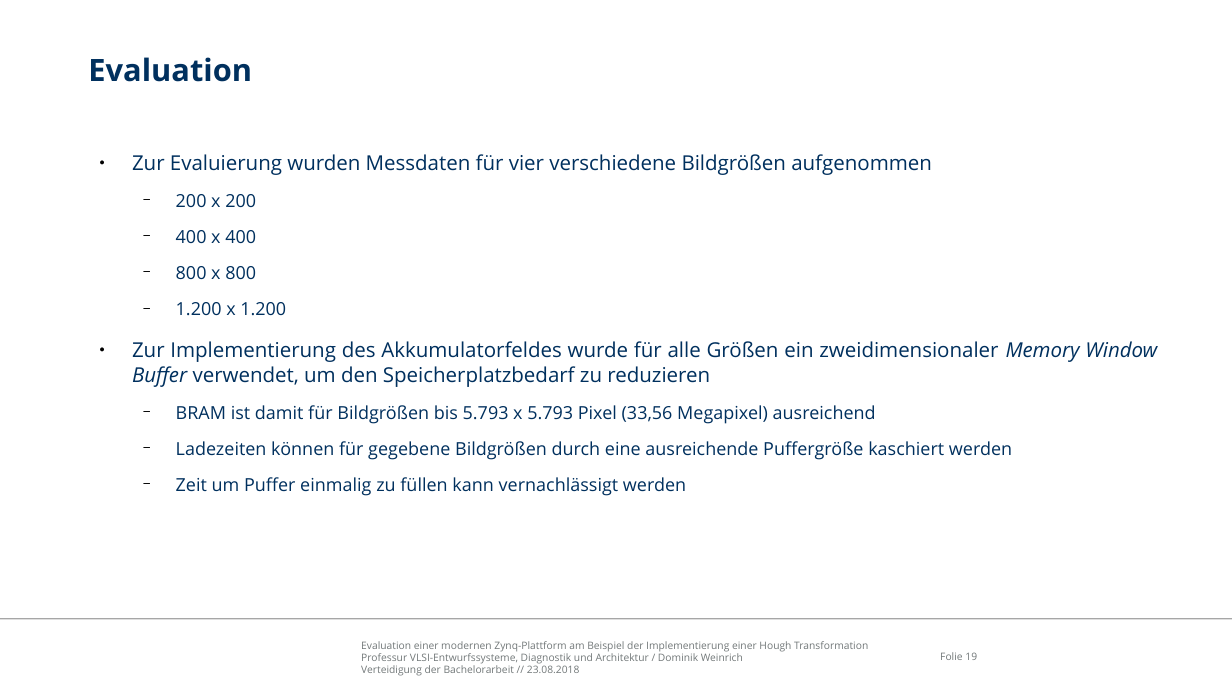
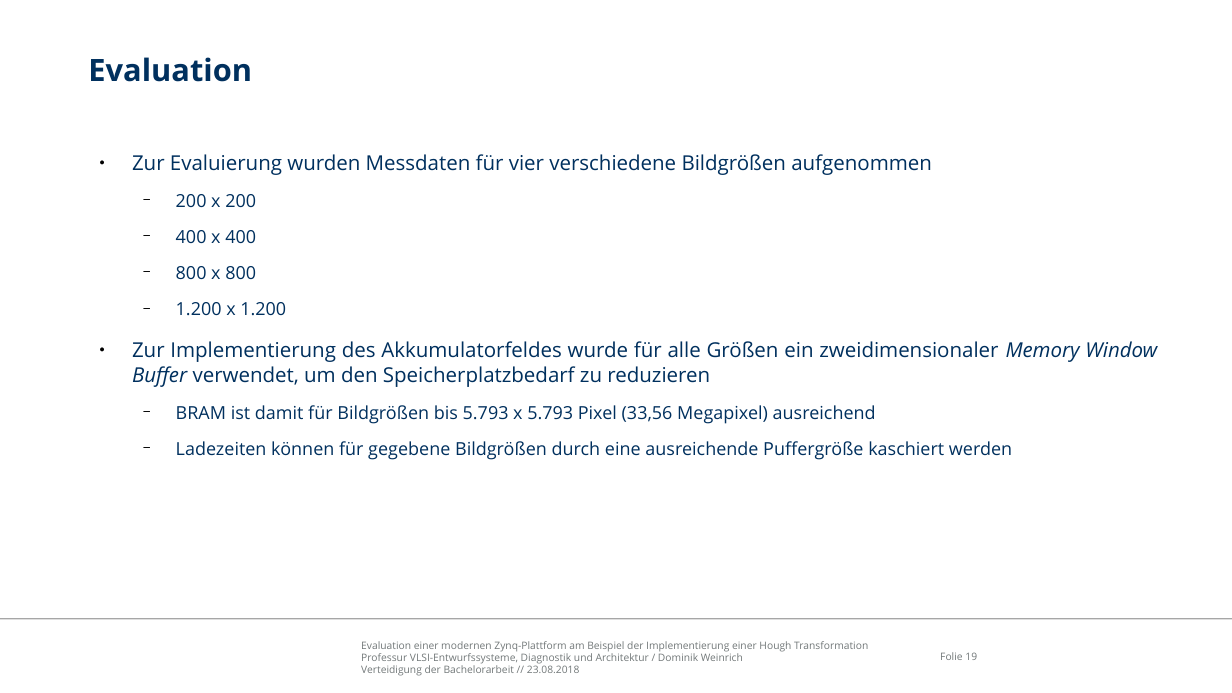
Before and after one commit to freeDom-/hough, a slide deck: slide 19 of Verteidigung/Verteidigung.odp. Drawn at 1232x693 pixels with LibreOffice and Linux fonts; fonts in the diff are those of the drawing; background and template pictures are left out. Boxes give left, top, right and bottom in pixels: in the first picture for what was removed or moved away, otherwise in the second. Text is boxed around its words. In the diff, an @@ line names an element or a change of style, - is before the commit and + after.

```diff
--- a/Verteidigung/Verteidigung.odp
+++ b/Verteidigung/Verteidigung.odp
@@ text at [176,477,686,496]: paragraph removed @@
-  − Zeit um Puffer einmalig zu füllen kann vernachlässigt werden
```
Also in this commit, not shown: 11 other slides changed, 1 slide added, 1 other file.
